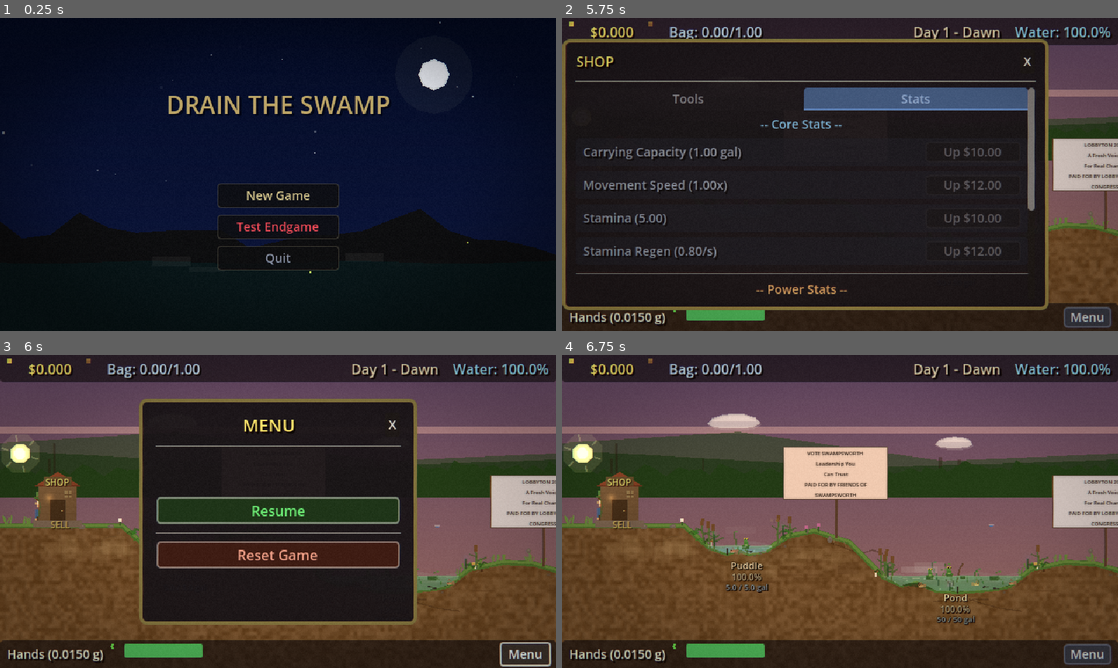
Above: before the commit, frames 1-4 (two rows, left to right).
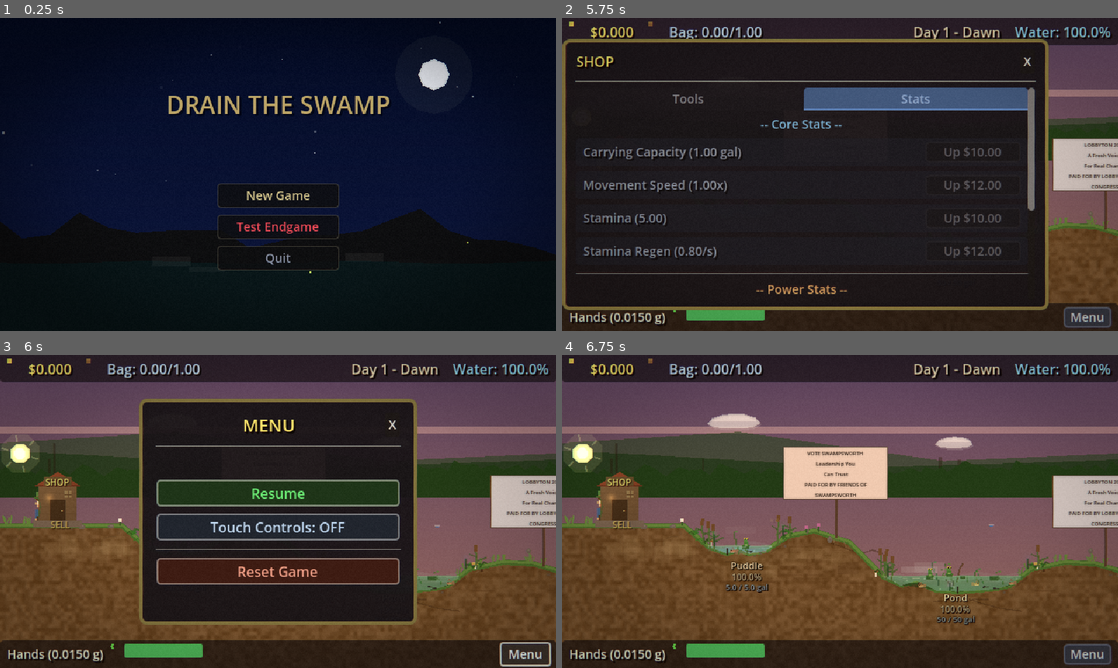
Above: after the commit, the same moments.

Repository: mattmascolo/DrainTheSwamp
Game: Godot game, scene res://scenes/title_screen.tscn
Two runs of this game, one before a commit and one after it. Both use one fixed random seed, a clock stepped at 60 frames per second and the inputs below.
Inputs (mouse positions are in pixels of both pictures, inside the frame that each line leads up to):
- Up to frame 1 (0.25 s): no input
- Up to frame 2 (5.75 s): click "New Game" at 0.5 s; tap Enter (ui_accept) at 1.25, 1.52, 1.82, 2, 2.75, 3.5 s; move the mouse to (962, 158) at 1.27 s; hold D (move_right) 1.28-2 s; tap Space (scoop) at 1.35, 3.05 s; click (962, 158) at 1.42 s; drag from (728, 190) to (812, 237) at 2.02 s; move the mouse to (895, 105) at 2.77 s; hold A (move_left) 2.78-3.5 s; hold Shift 2.78-3.5 s; click (895, 105) at 2.92 s; drag from (812, 237) to (751, 190) at 3.52 s; click "Tools" at 4.25 s; click "Stats" at 5 s
- Up to frame 3 (6 s): click "Menu" at 5.75 s
- Up to frame 4 (6.75 s): click "Resume" at 6.5 s

Frames 1-2 are identical in both runs. In frame 3, 10% of the frame differs, in the area x 28-73%, y 39-74%; in frame 4, nothing differs.

Commit message:
Add mobile touch controls for web PWA
On-screen directional and scoop buttons auto-enable on touch devices,
toggleable via menu. Uses Input.action_press() injection so player.gd
needs zero changes.

Co-Authored-By: Claude Opus 4.6 <noreply@anthropic.com>

Diff:
--- a/project.godot
+++ b/project.godot
@@ -15,6 +15,7 @@
 GameManager="*res://scripts/autoload/game_manager.gd"
 SaveManager="*res://scripts/autoload/save_manager.gd"
 SceneManager="*res://scripts/autoload/scene_manager.gd"
+TouchControls="*res://scripts/ui/touch_controls.gd"
 
 [display]
 
--- a/scripts/autoload/game_manager.gd
+++ b/scripts/autoload/game_manager.gd
@@ -245,6 +245,9 @@
 	"auto_scooper": 0,
 	"lantern": 0
 }
+
+# Device preference (not reset with game)
+var touch_controls_enabled: bool = false
 
 # --- Cave Definitions ---
 const CAVE_DEFINITIONS: Dictionary = {
@@ -992,7 +995,8 @@
 		"upgrades_owned": upgrades_owned.duplicate(true),
 		"cave_data": cave_data.duplicate(true),
 		"cave_pool_states": cave_pool_save,
-		"cycle_progress": cycle_progress
+		"cycle_progress": cycle_progress,
+		"touch_controls_enabled": touch_controls_enabled
 	}
 
 func load_save_data(data: Dictionary) -> void:
@@ -1065,6 +1069,9 @@
 					cave_pool_states[k][i]["gallons_drained"] = saved_pools[i].get("gallons_drained", 0.0)
 					cave_pool_states[k][i]["completed"] = saved_pools[i].get("completed", false)
 
+	# Device preference
+	touch_controls_enabled = data.get("touch_controls_enabled", false)
+
 	# Version migration
 	var save_version: int = int(data.get("version", 1))
 	if save_version < 14:
--- a/scripts/ui/menu_panel.gd
+++ b/scripts/ui/menu_panel.gd
@@ -37,6 +37,20 @@
 	resume_btn.pressed.connect(func() -> void: _close())
 	_style_button(resume_btn, Color(0.08, 0.22, 0.1))
 	button_list.add_child(resume_btn)
+
+	var touch_btn := Button.new()
+	touch_btn.add_theme_font_size_override("font_size", 16)
+	var touch_on: bool = GameManager.touch_controls_enabled
+	touch_btn.text = "Touch Controls: " + ("ON" if touch_on else "OFF")
+	touch_btn.custom_minimum_size = Vector2(160, 28)
+	touch_btn.add_theme_color_override("font_color", Color(0.7, 0.85, 1.0))
+	touch_btn.pressed.connect(func() -> void:
+		GameManager.touch_controls_enabled = not GameManager.touch_controls_enabled
+		TouchControls.set_enabled(GameManager.touch_controls_enabled)
+		_build_buttons()
+	)
+	_style_button(touch_btn, Color(0.1, 0.15, 0.22))
+	button_list.add_child(touch_btn)
 
 	var sep := HSeparator.new()
 	button_list.add_child(sep)
--- /dev/null
+++ b/scripts/ui/touch_controls.gd
@@ -0,0 +1,182 @@
+extends CanvasLayer
+
+var enabled: bool = false
+var _left_pressed: bool = false
+var _right_pressed: bool = false
+var _scoop_pressed: bool = false
+
+var left_btn: TouchScreenButton
+var right_btn: TouchScreenButton
+var scoop_btn: TouchScreenButton
+
+var _container: Control
+
+func _ready() -> void:
+	layer = 12
+	process_mode = Node.PROCESS_MODE_ALWAYS
+
+	_container = Control.new()
+	_container.set_anchors_preset(Control.PRESET_FULL_RECT)
+	_container.mouse_filter = Control.MOUSE_FILTER_IGNORE
+	add_child(_container)
+
+	left_btn = _create_button("<", Vector2(50, 50))
+	right_btn = _create_button(">", Vector2(50, 50))
+	scoop_btn = _create_button("SCOOP", Vector2(72, 72))
+
+	# Position: left side bottom, above bottom bar (~40px from bottom)
+	# Viewport is 640x360
+	left_btn.position = Vector2(8, 260)
+	right_btn.position = Vector2(66, 260)
+	scoop_btn.position = Vector2(560, 248)
+
+	_container.add_child(left_btn)
+	_container.add_child(right_btn)
+	_container.add_child(scoop_btn)
+
+	# Auto-detect touchscreen on first run
+	if not GameManager.touch_controls_enabled:
+		if DisplayServer.is_touchscreen_available():
+			GameManager.touch_controls_enabled = true
+
+	# Apply initial state
+	if GameManager.touch_controls_enabled:
+		_activate()
+	else:
+		_deactivate()
+
+func _create_button(text: String, btn_size: Vector2) -> TouchScreenButton:
+	var btn := TouchScreenButton.new()
+
+	# Create a texture from a styled rect
+	var img := Image.create(int(btn_size.x), int(btn_size.y), false, Image.FORMAT_RGBA8)
+	var bg_color := Color(0.15, 0.2, 0.25, 0.45)
+	var border_color := Color(0.4, 0.5, 0.6, 0.5)
+	var radius: int = 6
+
+	# Fill background
+	img.fill(bg_color)
+	# Draw border (top, bottom, left, right edges)
+	for x in range(int(btn_size.x)):
+		for y in range(2):
+			img.set_pixel(x, y, border_color)
+			img.set_pixel(x, int(btn_size.y) - 1 - y, border_color)
+	for y in range(int(btn_size.y)):
+		for x in range(2):
+			img.set_pixel(x, y, border_color)
+			img.set_pixel(int(btn_size.x) - 1 - x, y, border_color)
+
+	var tex := ImageTexture.create_from_image(img)
+	btn.texture_normal = tex
+
+	# Pressed state
+	var img_pressed := Image.create(int(btn_size.x), int(btn_size.y), false, Image.FORMAT_RGBA8)
+	img_pressed.fill(Color(0.25, 0.35, 0.45, 0.6))
+	for x in range(int(btn_size.x)):
+		for y in range(2):
+			img_pressed.set_pixel(x, y, Color(0.5, 0.65, 0.8, 0.7))
+			img_pressed.set_pixel(x, int(btn_size.y) - 1 - y, Color(0.5, 0.65, 0.8, 0.7))
+	for y in range(int(btn_size.y)):
+		for x in range(2):
+			img_pressed.set_pixel(x, y, Color(0.5, 0.65, 0.8, 0.7))
+			img_pressed.set_pixel(int(btn_size.x) - 1 - x, y, Color(0.5, 0.65, 0.8, 0.7))
+	btn.texture_pressed = ImageTexture.create_from_image(img_pressed)
+
+	btn.passby_press = true
+
+	# Add label as child
+	var label := Label.new()
+	label.text = text
+	label.horizontal_alignment = HORIZONTAL_ALIGNMENT_CENTER
+	label.vertical_alignment = VERTICAL_ALIGNMENT_CENTER
+	label.set_anchors_preset(Control.PRESET_FULL_RECT)
+	label.size = btn_size
+	label.add_theme_color_override("font_color", Color(0.85, 0.9, 0.95, 0.8))
+	label.add_theme_color_override("font_shadow_color", Color(0, 0, 0, 0.5))
+	label.add_theme_constant_override("shadow_offset_x", 1)
+	label.add_theme_constant_override("shadow_offset_y", 1)
+	if text == "SCOOP":
+		label.add_theme_font_size_override("font_size", 14)
+	else:
+		label.add_theme_font_size_override("font_size", 20)
+	btn.add_child(label)
+
+	btn.pressed.connect(_on_button_pressed.bind(text))
+	btn.released.connect(_on_button_released.bind(text))
+
+	return btn
+
+func _on_button_pressed(which: String) -> void:
+	match which:
+		"<":
+			if not _left_pressed:
+				_left_pressed = true
+				Input.action_press("move_left")
+		">":
+			if not _right_pressed:
+				_right_pressed = true
+				Input.action_press("move_right")
+		"SCOOP":
+			if not _scoop_pressed:
+				_scoop_pressed = true
+				Input.action_press("scoop")
+
+func _on_button_released(which: String) -> void:
+	match which:
+		"<":
+			if _left_pressed:
+				_left_pressed = false
+				Input.action_release("move_left")
+		">":
+			if _right_pressed:
+				_right_pressed = false
+				Input.action_release("move_right")
+		"SCOOP":
+			if _scoop_pressed:
+				_scoop_pressed = false
+				Input.action_release("scoop")
+
+func _process(_delta: float) -> void:
+	if not enabled:
+		return
+	# Hide when UI panel is open or player not found (title screen)
+	var player: Node = _get_player()
+	var should_show: bool = player != null and not player.ui_panel_open
+	if _container.visible != should_show:
+		_container.visible = should_show
+		if not should_show:
+			_release_all()
+
+func _get_player() -> Node:
+	var players := get_tree().get_nodes_in_group("player")
+	if players.size() > 0:
+		return players[0]
+	return null
+
+func _release_all() -> void:
+	if _left_pressed:
+		_left_pressed = false
+		Input.action_release("move_left")
+	if _right_pressed:
+		_right_pressed = false
+		Input.action_release("move_right")
+	if _scoop_pressed:
+		_scoop_pressed = false
+		Input.action_release("scoop")
+
+func set_enabled(value: bool) -> void:
+	if value:
+		_activate()
+	else:
+		_deactivate()
+
+func _activate() -> void:
+	enabled = true
+	_container.visible = true
+	Input.emulate_mouse_from_touch = false
+
+func _deactivate() -> void:
+	enabled = false
+	_container.visible = false
+	_release_all()
+	Input.emulate_mouse_from_touch = true
